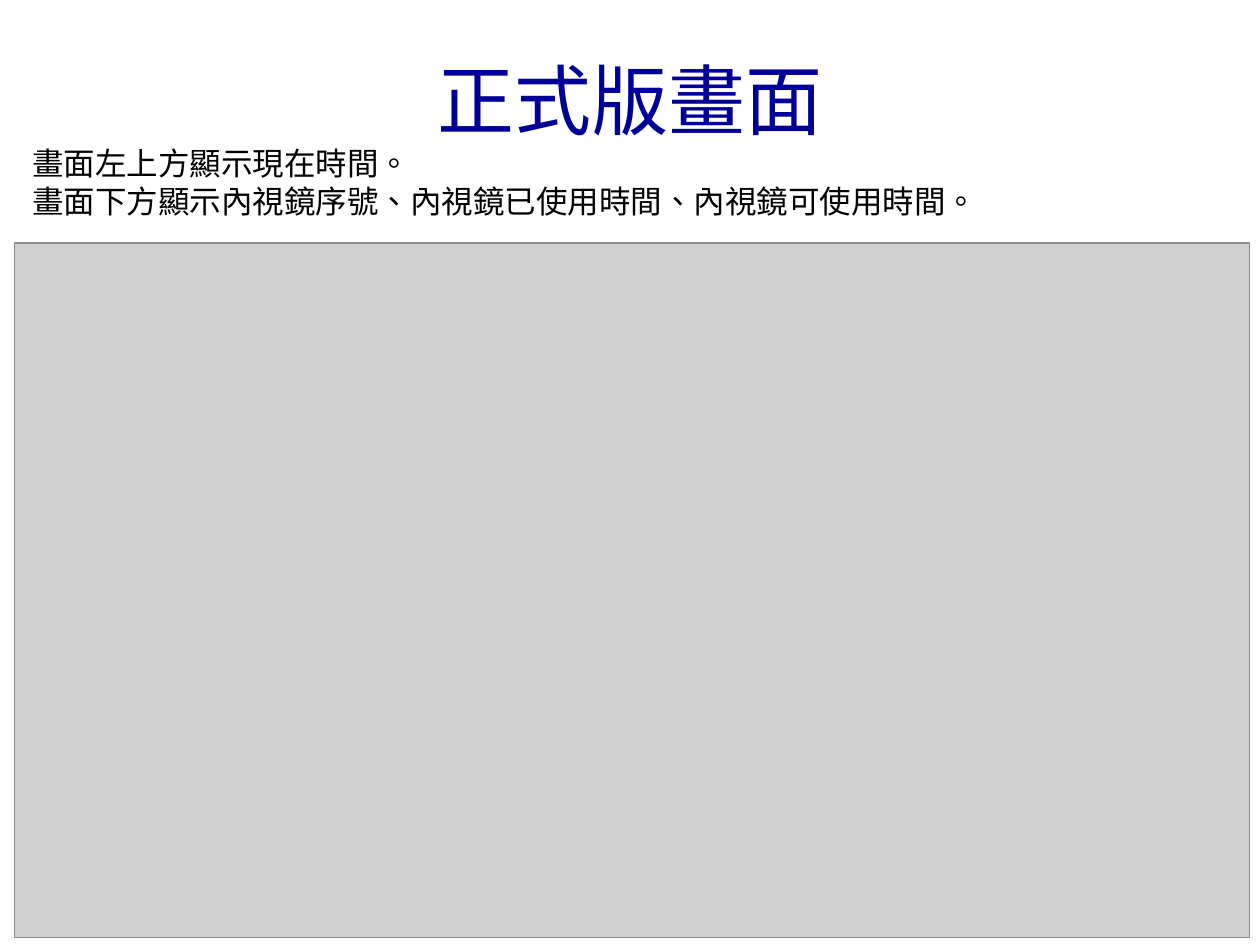
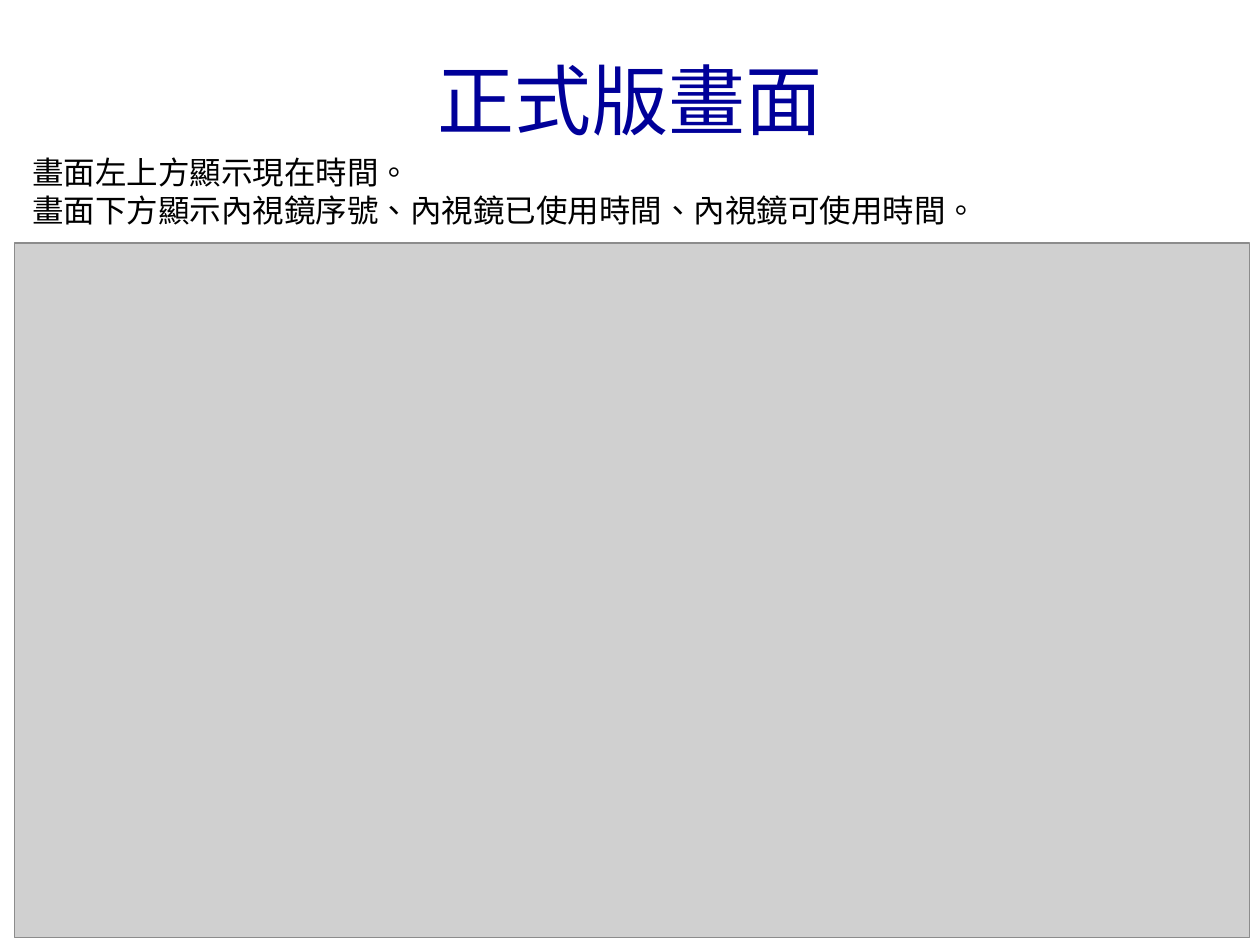
Before and after one commit to bunshue/vcs, a slide deck: slide 3 of _6.ims.tmp/內視鏡系統畫面v1.pptx. Drawn at 1260x945 pixels with LibreOffice and Linux fonts; fonts in the diff are those of the drawing; grey boxes stand for pictures; background and template pictures are left out. Boxes give left, top, right and bottom in pixels: in the first picture for what was removed or moved away, otherwise in the second. Text is boxed around its words. In the diff, an @@ line names an element or a change of style, - is before the commit and + after.

```diff
--- a/_6.ims.tmp/內視鏡系統畫面v1.pptx
+++ b/_6.ims.tmp/內視鏡系統畫面v1.pptx
@@ text "畫面左上方顯示現在時間。": place and size @@
-text "畫面左上方顯示現在時間。" at <box>32,148,977,216</box>
+text "畫面左上方顯示現在時間。" at <box>32,157,977,225</box>
```
Also in this commit, not shown: 13 other slides changed, 38 other files.
